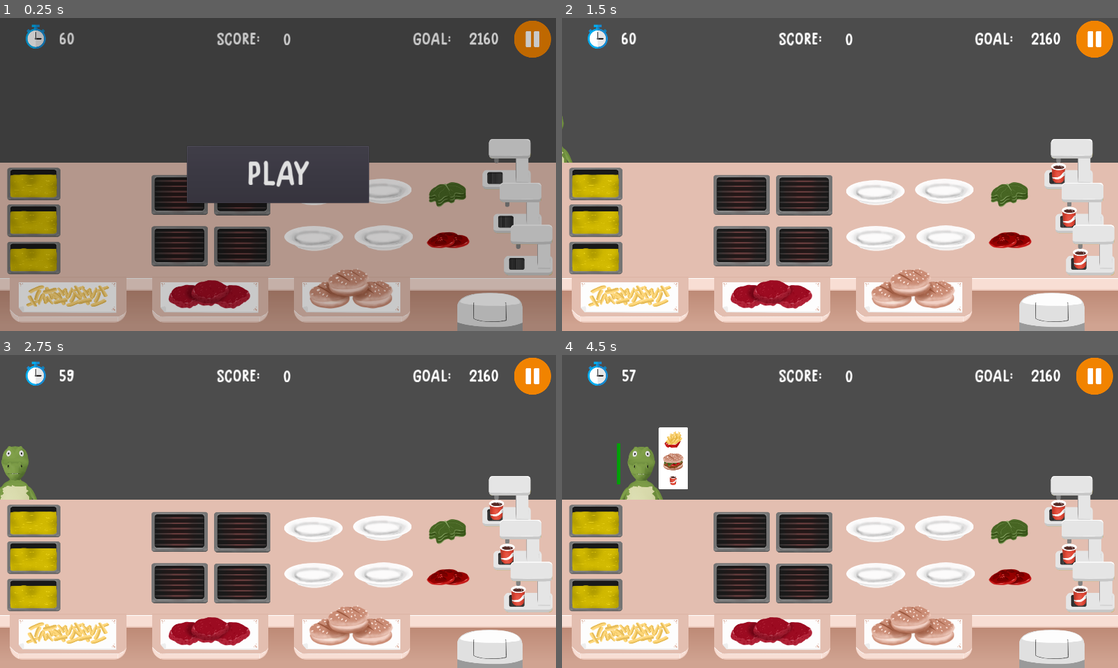
Above: before the commit, frames 1-4 (two rows, left to right).
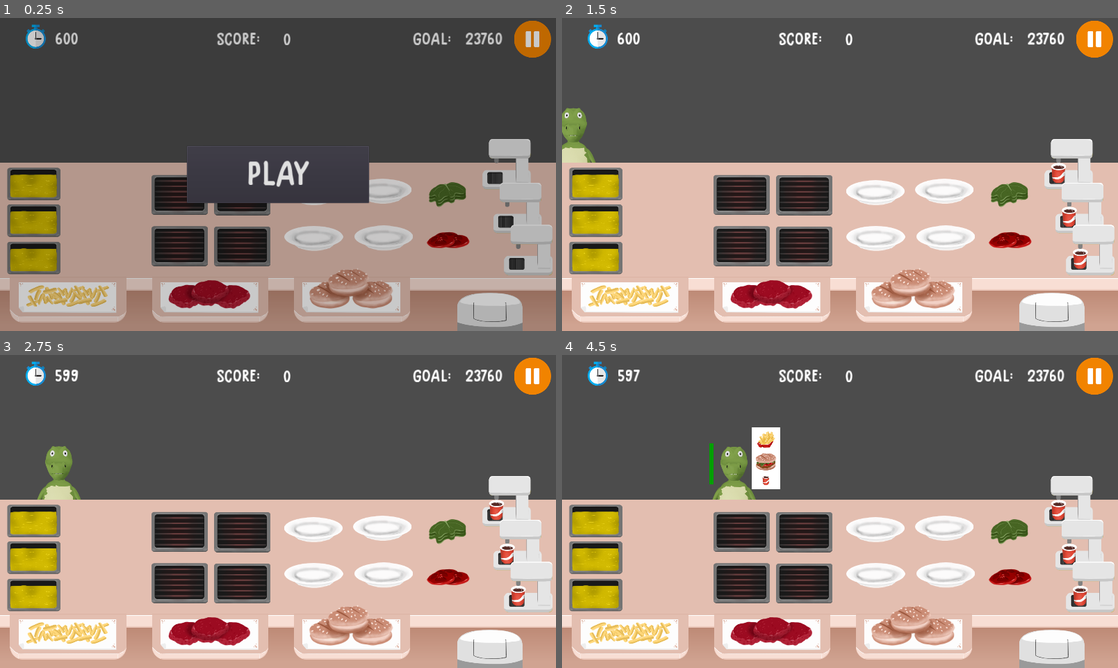
Above: after the commit, the same moments.

Repository: samuelpedrajas/MyVeganRestaurant
Game: Godot game, scene res://Scenes/Kitchen.tscn
Same seed, same stepped clock (60 frames per second), same inputs: the game is played once before the commit and once after it.
Inputs (mouse positions are in pixels of both pictures, inside the frame that each line leads up to):
- Up to frame 1 (0.25 s): no input
- Up to frame 2 (1.5 s): click "PLAY" at 0.5 s; click (1095, 39) at 1.25 s
- Up to frame 3 (2.75 s): tap Enter at 2 s
- Up to frame 4 (4.5 s): no input

The runs differ from the first frame. In frame 1, 0.3% of the frame differs, in the area x 10-91%, y 4-9%; in frame 2, 1.0%; in frame 3, 1.8%; in frame 4, 4.1%, in the area x 9-91%, y 4-47%.

Commit message:
better criterion

Diff:
--- a/Scenes/PatienceTimer.tscn
+++ b/Scenes/PatienceTimer.tscn
@@ -3,7 +3,7 @@
 [ext_resource path="res://Scripts/PatienceTimer.gd" type="Script" id=1]
 
 [sub_resource type="StyleBoxFlat" id=1]
-bg_color = Color( 0, 0.627451, 0.0392157, 1 )
+bg_color = Color( 0, 0.627451, 0, 1 )
 
 [sub_resource type="StyleBoxFlat" id=2]
 
--- a/Scripts/Client.gd
+++ b/Scripts/Client.gd
@@ -9,6 +9,7 @@
 var separation = 30
 var patience
 var seconds_gained_on_delivery
+var time_of_arrival
 
 var rng
 
@@ -39,9 +40,16 @@
 	queue_free()
 
 
-func setup(_idx, _dishes, _max_arrival_time, _patience,
+func get_dishes():
+	if not bubble.is_visible():
+		return []
+	return bubble.get_children()
+
+
+func setup(_idx, _current_time, _dishes, _max_arrival_time, _patience,
 		_seconds_gained_on_delivery, _rng):
 	self.idx = _idx
+	self.time_of_arrival = _current_time
 	self.seconds_gained_on_delivery = _seconds_gained_on_delivery
 	self.patience = _patience
 	self.rng = _rng
@@ -75,6 +83,10 @@
 		walk_out()
 	else:
 		_resize()
+
+
+func is_red():
+	return $PatienceTimer.red
 
 
 func get_patience_percentage():
--- a/Scripts/ClientArea.gd
+++ b/Scripts/ClientArea.gd
@@ -12,16 +12,16 @@
 var position_availability = []
 var current_n_clients = 0
 
-export(int) var seconds_gained_on_delivery = 200
-
-export(float) var max_time = 60
+
+export(float) var max_time = 600
 export(float) var max_arrival_time = 3.0
 export(float) var average_time_for_client = 3.0
 export(float) var average_reward_for_client = 120.0
 export(Array) var category_probabilities = [0.6, 0.8, 0.6]
 export(int) var max_orders = 4
 
-export(float) var patience = 6.0 * average_time_for_client
+export(float) var seconds_gained_on_delivery = 3.0 * average_time_for_client
+export(float) var patience = 10.0 * average_time_for_client
 export(float) var base_variability = 0.5
 export(float) var added_variability = 2.0
 export(float) var added_variability_percentage = 0.4
@@ -316,7 +316,7 @@
 
 	var client = client_scene.instance()
 	client.setup(
-		idx, dishes, max_arrival_time, patience,
+		idx, current_time, dishes, max_arrival_time, patience,
 		seconds_gained_on_delivery, rng
 	)
 	add_child(client)
--- a/Scripts/Kitchen.gd
+++ b/Scripts/Kitchen.gd
@@ -39,24 +39,25 @@
 	)
 
 
-func _get_clients_sorted_by_patience():
-	var clients_info = []
-	for client in get_tree().get_nodes_in_group("Client"):
-		clients_info.append({
-			"client": client,
-			"order": client.get_patience_percentage()
-		})
-	clients_info = Utils.sort_by_attribute(clients_info, "order", "asc")
-	var clients = []
-	for client_info in clients_info:
-		clients.append(client_info['client'])
+func _custom_client_sort(c1, c2):
+	if c1.is_red() and c2.is_red():
+		return c1.time_of_arrival <= c2.time_of_arrival
+	elif c1.is_red() or c2.is_red():
+		return c1.is_red()
+	else:
+		return c1.time_of_arrival <= c2.time_of_arrival
+
+
+func _get_clients_sorted_by_priority():
+	var clients = get_tree().get_nodes_in_group("Client")
+	clients.sort_custom(self, "_custom_client_sort")
 	return clients
 
 
 func _select_plate(item):
 	var menu = $Menu
 
-	var clients = _get_clients_sorted_by_patience()
+	var clients = _get_clients_sorted_by_priority()
 	var plates = get_tree().get_nodes_in_group(item.get_destination())
 	var escenarios = {}
 	var created_dishes = []
@@ -72,35 +73,23 @@
 		escenarios[plate] = escenario
 
 	var selected_plates = escenarios.keys()
-	var possible_assignations = {}
 	for client in clients:
 		var winners = []
+		var num_deliveries = {}
 		for plate in escenarios.keys():
 			var escenario = escenarios[plate]
-			var accepted_dishes = []
-			for dish in escenario:
-				if client.accepts_dish(dish):
-					accepted_dishes.append(dish)
-
-			if accepted_dishes == []:
-				continue
-
-			if not plate in possible_assignations:
-				possible_assignations[plate] = []
-				for dish in accepted_dishes:
-					possible_assignations[plate].append([dish])
-				winners.append(plate)
-			else:
-				var new_possible_assignations = []
-				for assignation in possible_assignations[plate]:
-					for dish in accepted_dishes:
-						if not dish in assignation:
-							var new_assignation = assignation.duplicate()
-							new_assignation.append(dish)
-							new_possible_assignations.append(new_assignation)
-				if new_possible_assignations == []:
-					continue
-				possible_assignations[plate] = new_possible_assignations
+			num_deliveries[plate] = 0
+			var dishes_to_delete = []
+			for _dish in client.get_dishes():
+				for dish in escenario.duplicate():
+					if dish.reference == _dish.reference:
+						num_deliveries[plate] += 1
+						dishes_to_delete.append(dish)
+						escenario.erase(dish)
+		var max_num_deliveries = num_deliveries.values().max()
+		for plate in num_deliveries:
+			var n = num_deliveries[plate]
+			if n == max_num_deliveries:
 				winners.append(plate)
 
 		if winners != []:
@@ -114,12 +103,13 @@
 				new_escenarios[winner] = escenarios[winner]
 			escenarios = new_escenarios
 
-	print("POSSIBLE ASSIGNATIONS: %s" % [str(possible_assignations)])
 	for dish in created_dishes:
 		dish.free()
 
 	if not selected_plates:
 		return null
+	elif selected_plates.size() > 1:
+		pass
 
 	return selected_plates[0]
 
@@ -172,7 +162,7 @@
 
 
 func _select_client(dish):
-	var clients = _get_clients_sorted_by_patience()
+	var clients = _get_clients_sorted_by_priority()
 	for client in clients:
 		if client.accepts_dish(dish):
 			return client
--- a/Scripts/PatienceTimer.gd
+++ b/Scripts/PatienceTimer.gd
@@ -2,6 +2,8 @@
 
 
 export var patience_time = 15
+var red_area_portion = 0.4
+var red = false
 
 var resolution = 0.1
 var _count = 0
@@ -36,7 +38,15 @@
 	_count -= resolution
 	var ellapsed_fraction = _count / patience_time
 
+	var new_style = StyleBoxFlat.new()
 	$Progress.set_value(ellapsed_fraction * 100)
+	if $Progress.get_value() <= red_area_portion * 100.0:
+		new_style.set_bg_color(Color("#ff0000"))
+		red = true
+	else:
+		new_style.set_bg_color(Color("#00a000"))
+		red = false
+	$Progress.set('custom_styles/fg', new_style) #
 
 	if _testing_ai():
 		print("AI killed a Client!!!")
